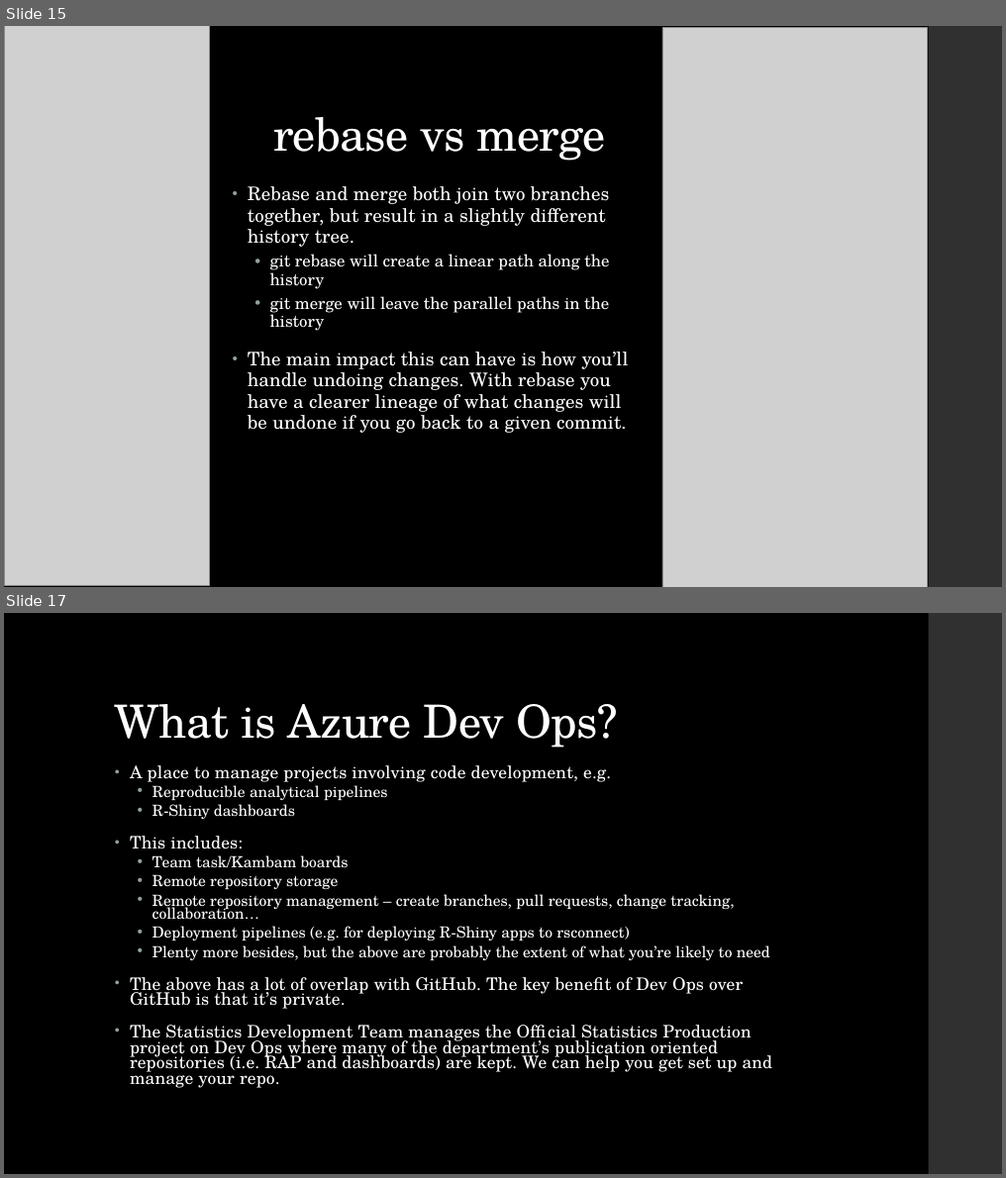
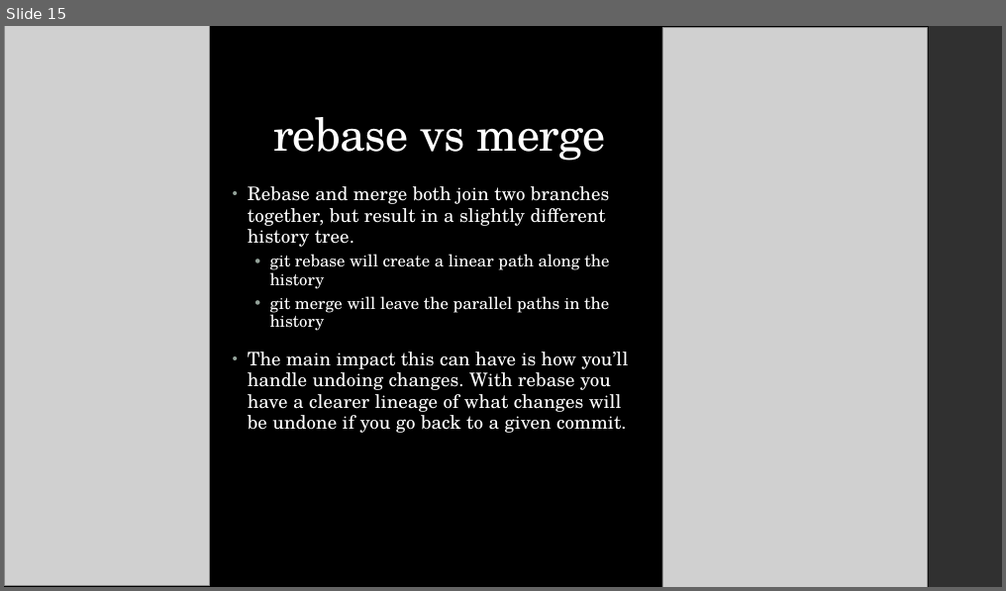
Before and after one commit to dfe-analytical-services/techskills_workshops, a slide deck: slides/workshopslides_quick-git.pptx. Shown one above the other, each under a label of ours: slides 15 and 17 before the commit, slide 15 after it; the slides between them are not shown. The pictures are 1006x1178 and 1006x591 pixels, drawn with LibreOffice and Linux fonts; fonts in the diff are those of the drawing; grey boxes stand for pictures. Boxes give left, top, right and bottom in pixels: in the first picture for what was removed or moved away, otherwise in the second. Text is boxed around its words. In the diff, an @@ line names an element or a change of style, - is before the commit and + after.

```diff
--- a/slides/workshopslides_quick-git.pptx
+++ b/slides/workshopslides_quick-git.pptx
@@ slide 17 removed at [4,613,1002,1174], background #000000; not listed: 1 template element that a slide beside it also shows @@
@@ title removed at [115,704,618,748] @@
-What is Azure Dev Ops?
@@ text removed at [130,765,773,1088] @@
-• A place to manage projects involving code development, e.g.
-  • Reproducible analytical pipelines
-  • R-Shiny dashboards
-• This includes:
-  • Team task/Kambam boards
-  • Remote repository storage
-  • Remote repository management – create branches, pull requests, change tracking, collaboration…
-  • Deployment pipelines (e.g. for deploying R-Shiny apps to rsconnect)
-  • Plenty more besides, but the above are probably the extent of what you’re likely to need
-• The above has a lot of overlap with GitHub. The key benefit of Dev Ops over GitHub is that it’s private.
-• The Statistics Development Team manages the Official Statistics Production project on Dev Ops where many of the department’s publication oriented repositories (i.e. RAP and dashboards) are kept. We can help you get set up and manage your repo.
```
Also in this commit, not shown: 2 slides changed, 8 slides added, 4 other slides removed.
